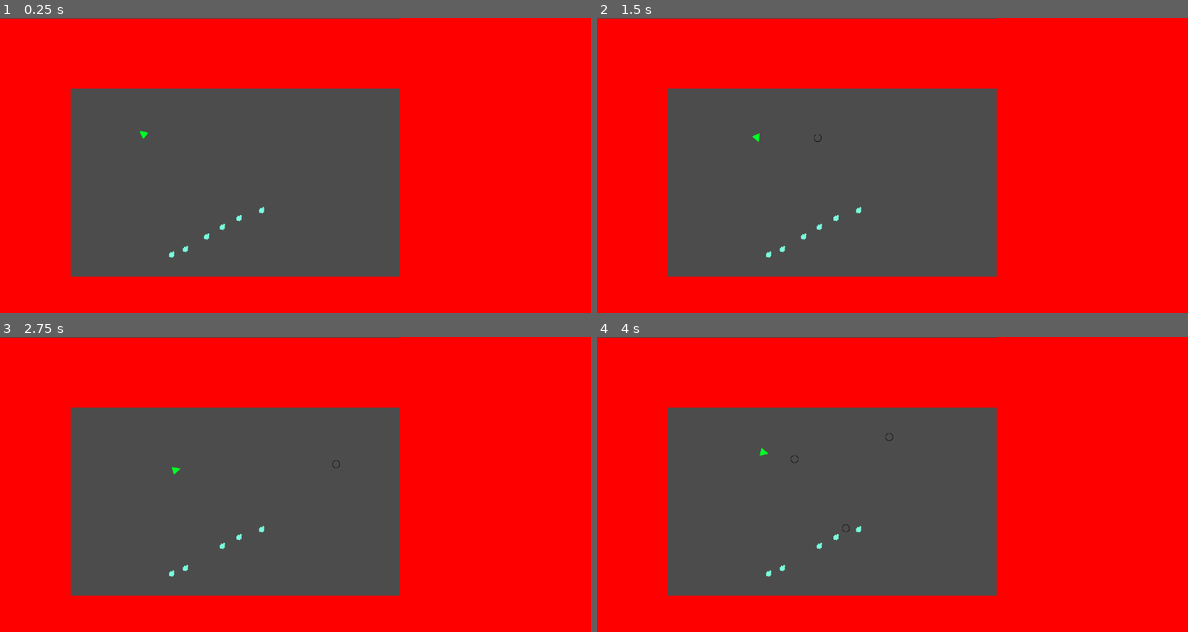
Above: before the commit, frames 1-4 (two rows, left to right).
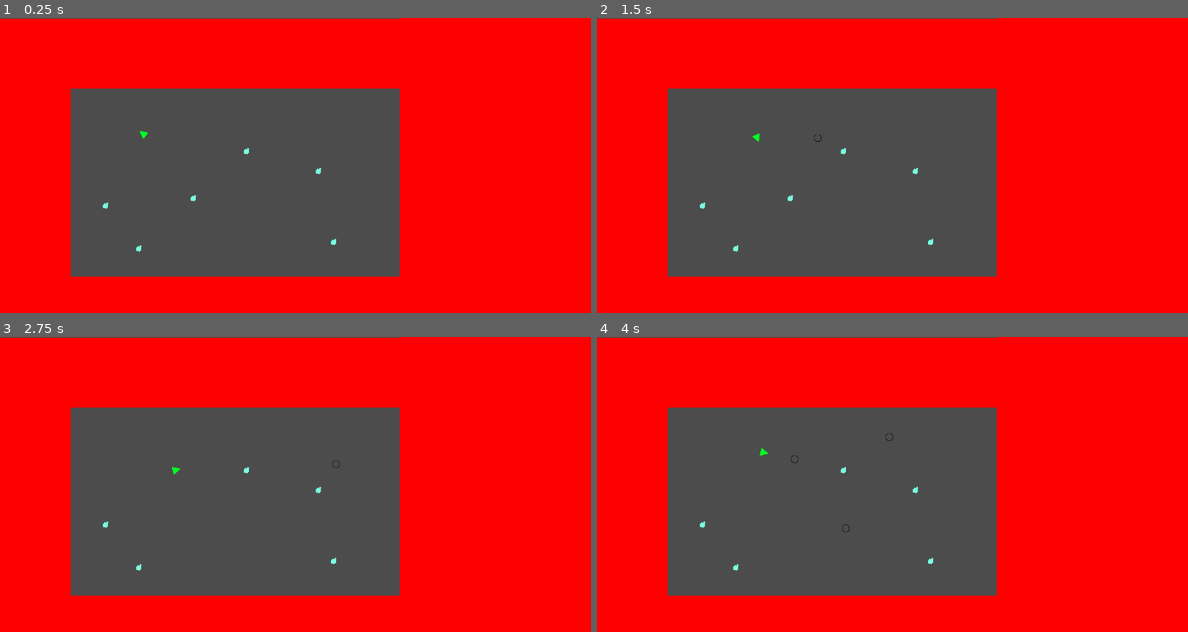
Above: after the commit, the same moments.

Repository: bentuttle2000/Game-Jam-F2021-2pm
Game: Godot game, scene res://Stages/StageOne.tscn
The game is run twice, just before and just after one commit, with the same random seed, the same clock (stepped at 60 frames per second) and the same inputs.
Inputs (mouse positions are in pixels of both pictures, inside the frame that each line leads up to):
- Up to frame 1 (0.25 s): no input
- Up to frame 2 (1.5 s): tap Enter (ui_accept) at 0.5, 0.77 s; move the mouse to (1022, 150) at 0.52 s; hold D (ui_right) 0.53-1.28 s; move the mouse to (774, 180) at 1.27 s; hold S (ui_down) from 1.28 s (still down)
- Up to frame 3 (2.75 s): tap Enter (ui_accept) at 1.52 s; move the mouse to (354, 419) at 2.02 s; release S (ui_down) at 2.03 s; hold D (ui_right) from 2.03 s (still down)
- Up to frame 4 (4 s): tap Enter (ui_accept) at 2.75, 3.02, 3.77 s; move the mouse to (862, 543) at 2.77 s; release D (ui_right) at 2.78 s; hold W (ui_up) 2.78-3.53 s; move the mouse to (1069, 528) at 3.52 s; hold A (ui_left) from 3.53 s (still down)

The runs differ from the first frame. In frame 1, 0.2% of the frame differs, in the area x 17-57%, y 44-82%; in frame 2, 0.2%; in frame 3, 0.2%; in frame 4, 0.2%.

Commit message:
Test Branch
Making sure things work

Diff:
--- a/GameJam/Stages/StageOne.tscn
+++ b/GameJam/Stages/StageOne.tscn
@@ -26,19 +26,19 @@
 scale = Vector2( 31.8609, 42.2039 )
 
 [node name="Enemy" parent="." instance=ExtResource( 2 )]
-position = Vector2( 482.084, 453.731 )
+position = Vector2( 418.844, 392.379 )
 
 [node name="Enemy2" parent="." instance=ExtResource( 2 )]
-position = Vector2( 371.688, 513.9 )
+position = Vector2( 229.163, 408.186 )
 
 [node name="Enemy3" parent="." instance=ExtResource( 2 )]
-position = Vector2( 517.871, 435.139 )
+position = Vector2( 533.917, 289.782 )
 
 [node name="Enemy4" parent="." instance=ExtResource( 2 )]
-position = Vector2( 447.937, 475.385 )
+position = Vector2( 689.569, 332.86 )
 
 [node name="Enemy5" parent="." instance=ExtResource( 2 )]
-position = Vector2( 402.378, 501.538 )
+position = Vector2( 301.383, 500.594 )
 
 [node name="Enemy6" parent="." instance=ExtResource( 2 )]
-position = Vector2( 567.298, 417.962 )
+position = Vector2( 723.037, 486.865 )
